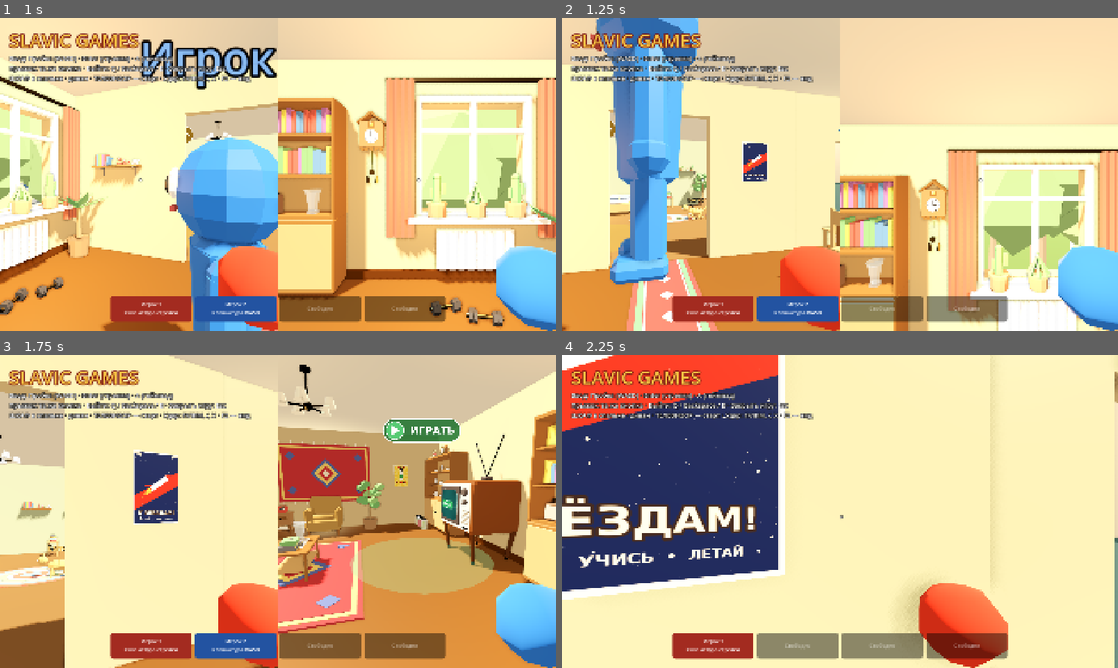
Above: before the commit, frames 1-4 (two rows, left to right).
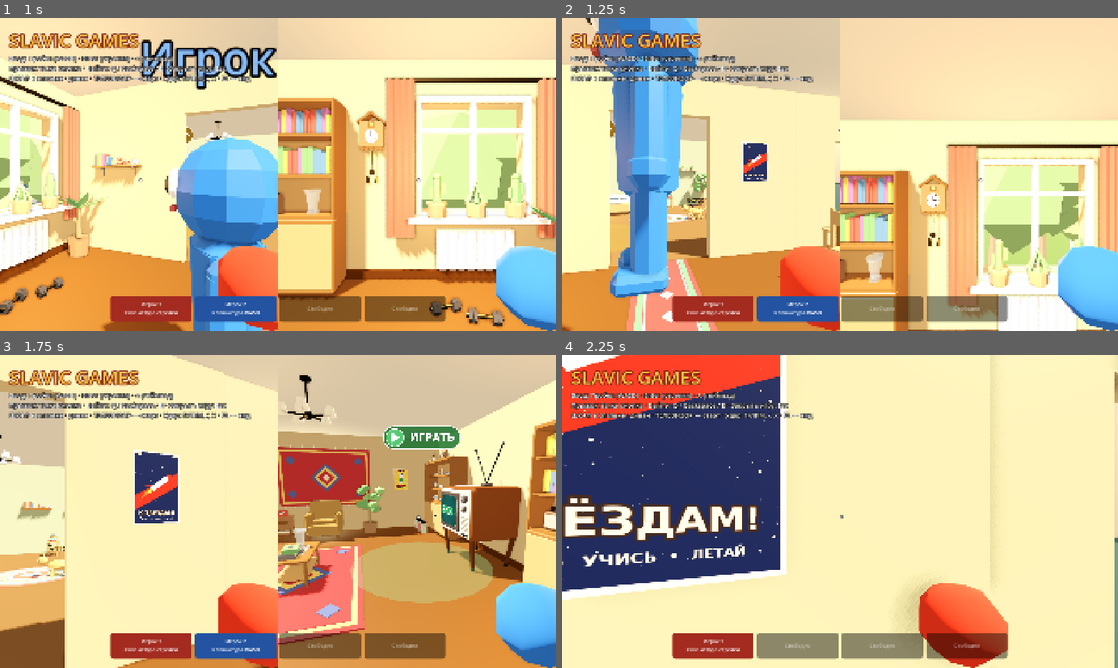
Above: after the commit, the same moments.

Repository: Gabrie1code/slavic-games
Game: Godot game, scene res://scenes/lobby/local_lobby.tscn
Two runs of this game, one before a commit and one after it. Both use one fixed random seed, a clock stepped at 60 frames per second and the inputs below. Sound files missing from this copy of the repository are replaced by a short silence.
Inputs (mouse positions are in pixels of both pictures, inside the frame that each line leads up to):
- Up to frame 1 (1 s): tap Enter (menu_arrow_confirm) at 0.5 s; move the mouse to (400, 158) at 0.52 s; hold Right (menu_arrow_right) from 0.53 s (still down); tap Keypad Enter at 0.6 s; click (400, 158) at 0.67 s; tap Space at 0.77 s
- Up to frame 2 (1.25 s): keep holding Right (menu_arrow_right); tap Space at 1.07 s
- Up to frame 3 (1.75 s): move the mouse to (250, 511) at 1.27 s; release Right (menu_arrow_right) at 1.28 s; hold Up (menu_arrow_up) from 1.28 s (still down); tap E at 1.35 s; tap Space at 1.52 s
- Up to frame 4 (2.25 s): keep holding Up (menu_arrow_up); tap Space at 1.82 s; move the mouse to (851, 505) at 2.02 s; tap Q at 2.1 s

Frame 1 is identical in both runs. In frame 2, 10% of the frame differs, in the area x 0-100%, y 0-100%; in frame 3, 12%; in frame 4, 3.3%.

Commit message:
Губка: голубые лужицы, подсказка «Подобрать губку»; смыв только жёлтой воды; Пробел не прыгает при действии; на бегу действия серые
Co-Authored-By: Claude Opus 5.5 <noreply@anthropic.com>
Claude-Session: https://claude.ai/code/session_01D8uwbRJurrt4bqrYm2joHC

Diff:
--- a/scenes/characters/test_character.gd
+++ b/scenes/characters/test_character.gd
@@ -49,6 +49,9 @@
 var speed := 6.0
 var input_enabled := true
 var can_jump := true
+## Прыжок нажат и ждёт следующего кадра физики. Лобби ставит false, если в этом кадре
+## Пробел ушёл на действие (подобрать, включить, сесть…) — тогда персонаж не подпрыгнет.
+var jump_pending := false
 var respawn_on_fall := true
 var fall_limit := -10.0
 ## Наклон правой руки вперёд (>0) / назад (<0), когда рука занята (держит предмет).
@@ -142,8 +145,12 @@
 		elif run_bonus > 0.0 and player.input.is_pressed("sprint"):
 			move *= 1.0 + run_bonus # бежит
 		# Прыжок отдельно от бега: на бегу (Shift) тоже можно прыгать. Присев — нельзя.
-		if not crouching and can_jump and player.input.is_just_pressed("confirm") and is_on_floor():
+		# Прыжок — на следующем кадре физики: если в этом кадре Пробел ушёл на действие (подобрать,
+		# включить, сесть…), лобби отменит прыжок (jump_pending = false), и персонаж не подпрыгнет.
+		if jump_pending and is_on_floor():
 			velocity.y = JUMP_VELOCITY
+		jump_pending = not crouching and can_jump and player.input.is_just_pressed("confirm") \
+			and is_on_floor()
 
 	# Камера смотрит спереди, поэтому «вверх» на экране — это -Z в мире.
 	var dir := Vector3(move.x, 0.0, move.y)
--- a/scenes/lobby/lobby_gadgets.gd
+++ b/scenes/lobby/lobby_gadgets.gd
@@ -16,6 +16,9 @@
 const ARCADE_RADIUS := 1.1
 const TOILET_RADIUS := 1.2
 const SINK_RADIUS := 1.0
+## Удар по вещам: дальность и конус (градусы от взгляда) — бьётся одна вещь, самая «в прицеле».
+const PUNCH_REACH_ITEMS := 1.3
+const PUNCH_CONE := 22.0
 const NIGHTSTAND_RADIUS := 1.1
 const CAN_RADIUS := 1.0
 ## Как далеко долетает краска из баллончика и дотягивается губка.
@@ -47,6 +50,21 @@
 	return {"key": key, "text": text, "off": off}
 
 
+## Бежит (Shift и движется) — тогда кнопки действий не работают и подсказки серые: можно
+## носиться и прыгать по квартире, ничего не задевая Пробелом случайно.
+static func is_running(p: PlayerData, character: PlayerCharacter) -> bool:
+	return p.input != null and p.input.is_pressed("sprint") \
+		and Vector2(character.velocity.x, character.velocity.z).length() > 1.0
+
+
+## Те же подсказки, но серые (на бегу).
+static func greyed(entries: Array[Dictionary]) -> Array[Dictionary]:
+	var result: Array[Dictionary] = []
+	for e in entries:
+		result.append(entry(e["key"], e["text"], true))
+	return result
+
+
 ## Смотрит ли персонаж на точку (по горизонтали, не дальше max_degrees от взгляда).
 ## Действие и подсказка появляются, только когда игрок рядом И смотрит на предмет.
 static func facing(character: Node3D, point: Vector3, max_degrees: float = LOOK_ANGLE) -> bool:
@@ -97,6 +115,40 @@
 			return "/"
 		_:
 			return "X"
+
+
+## Вещь под ударом: целая Breakable или Tippable в пределах PUNCH_REACH_ITEMS, ближе всего к лучу
+## взгляда (от первого лица — с наклоном камеры), в узком конусе PUNCH_CONE. null — мимо.
+func punch_target(character: PlayerCharacter, camera: Camera3D) -> Node3D:
+	var eye := character.global_position + Vector3.UP * 1.2
+	var aim := -character.global_basis.z
+	if camera:
+		eye = camera.global_position
+		aim = -camera.global_basis.z
+	var best: Node3D = null
+	var best_angle := deg_to_rad(PUNCH_CONE)
+	var candidates: Array[Node] = character.get_tree().get_nodes_in_group("breakable")
+	candidates.append_array(character.get_tree().get_nodes_in_group("tippable"))
+	for node in candidates:
+		var item := node as Node3D
+		if item is Breakable and (item as Breakable).is_broken():
+			continue
+		# Центр вещи чуть выше её основания (у Breakable/Tippable точка — внизу).
+		var to := item.global_position + Vector3.UP * 0.15 - eye
+		var flat := Vector2(to.x, to.z).length()
+		if flat > PUNCH_REACH_ITEMS or to.length() < 0.05:
+			continue
+		var angle := aim.angle_to(to)
+		if camera == null: # общий вид сверху: наклона камеры нет — только по полу
+			angle = Vector2(aim.x, aim.z).angle_to(Vector2(to.x, to.z))
+			angle = absf(angle) * 0.75
+		if flat < 0.45:
+			angle *= 0.5 # вплотную — попасть легче
+		if angle < best_angle:
+			best_angle = angle
+			best = item
+	return best
+
 
 
 # ---------------- Баллончики ----------------
@@ -259,13 +311,21 @@
 		return true
 	if hand_busy(p):
 		return false
+	var loose := _near_loose_sponge(p)
+	if loose:
+		_hold_sponge(p, loose)
+		return true
+	return false
+
+
+## Брошенная губка рядом, на которую игрок смотрит (null — нет).
+func _near_loose_sponge(p: PlayerData) -> Sponge:
 	for node in apartment.get_tree().get_nodes_in_group("sponge"):
-		var loose := node as Sponge
-		if loose and loose.state == Sponge.State.LOOSE \
-				and _near(p, loose.global_position, CAN_RADIUS):
-			_hold_sponge(p, loose)
-			return true
-	return false
+		var sponge := node as Sponge
+		if sponge and sponge.state == Sponge.State.LOOSE \
+				and _near(p, sponge.global_position, CAN_RADIUS):
+			return sponge
+	return null
 
 
 ## Убрать губку из руки без броска (её кладут на раковину).
@@ -328,6 +388,8 @@
 		return _no_hint()
 	if _near_loose_can(p):
 		return [entry(confirm_key(p), "Подобрать баллончик")]
+	if _near_loose_sponge(p):
+		return [entry(confirm_key(p), "Подобрать губку")]
 	var stand := apartment.nightstand
 	if not _near(p, stand.front_point(), NIGHTSTAND_RADIUS):
 		return _no_hint()
@@ -498,9 +560,12 @@
 		text = "Смывается…"
 		disabled = true
 	elif toilet.can_flush():
-		text = "Смыть (снова — через %d с)" % ceili(toilet.cooldown_left())
+		text = "Смыть"
 	elif toilet.can_use():
 		text = "Сходить в туалет"
+	elif toilet.lid_open: # крышка поднята, но перезарядка ещё идёт
+		text = "Сходить — через %d с" % ceili(toilet.cooldown_left())
+		disabled = true
 	return [entry(key, text, disabled)]
 
 
--- a/scenes/lobby/local_lobby.gd
+++ b/scenes/lobby/local_lobby.gd
@@ -38,8 +38,6 @@
 const CROUCH_EYE_DROP := 0.45
 ## Удар рукой: дальность, перезарядка, сила толчка.
 const PUNCH_REACH := 1.3
-## Конус удара по вещам (градусы от направления взгляда): бьётся одна вещь — самая «в прицеле».
-const PUNCH_CONE := 22.0
 const PUNCH_COOLDOWN := 0.35
 const PUNCH_PUSH := 3.0
 
@@ -236,28 +234,34 @@
 			_gadgets.process_holder(p) # с трубкой ходят, но не дерутся и не садятся
 			continue
 		# Рядом с чем-то, что делается «подтверждением» (кот, телефон, диван, шкаф…), прыжка нет:
-		# Пробел должен погладить кота, а не подбросить персонажа.
-		if character:
-			character.can_jump = _prompt_for(p, character).is_empty()
+		# Пробел должен погладить кота, а не подбросить персонажа. На бегу (Shift) действий нет.
+		if character == null:
+			continue
+		var running := LobbyGadgets.is_running(p, character)
+		var has_action := not running and not _prompt_for(p, character).is_empty()
+		character.can_jump = not has_action
+		var act := p.input.is_just_pressed("confirm") and not running
+		if act and has_action:
+			character.jump_pending = false # Пробел ушёл на действие — не подпрыгивать
 		if _gadgets.hand_busy(p):
 			var view: Dictionary = _views.get(p.id, {})
 			_gadgets.process_hand(p, view.get("camera"), view.get("can")) # баллончик / губка
-		elif p.input.is_just_pressed("attack") and not _gadgets.try_attack_use(p):
+		elif p.input.is_just_pressed("attack") and (running or not _gadgets.try_attack_use(p)):
 			_punch(p) # у раковины удар берёт губку (try_attack_use), иначе — кулак
-		if p.input.is_just_pressed("confirm") and _gadgets.can_use_toilet(p):
+		if act and _gadgets.can_use_toilet(p):
 			_open_room(p, ToiletScreen.new().setup_for(p, character, _apartment.toilet_room.toilet))
 			continue
-		if p.input.is_just_pressed("confirm") and _gadgets.try_interact(p):
+		if act and _gadgets.try_interact(p):
 			continue
 		var at_tv := _is_near(p, Apartment.TV_ZONE, TV_ZONE_RADIUS)
 		var seat := _free_seat_near(p)
-		if p.input.is_just_pressed("confirm") and _at_wardrobe(p):
+		if act and _at_wardrobe(p):
 			_open_wardrobe(p)
-		elif p.input.is_just_pressed("confirm") and _near_rubgame(p):
+		elif act and _near_rubgame(p):
 			_open_rubgame(p)
-		elif p.input.is_just_pressed("confirm") and at_tv and _looks_at(p, Apartment.TV_POS):
+		elif act and at_tv and _looks_at(p, Apartment.TV_POS):
 			_set_ready(p, not _ready_marks.has(p.id))
-		elif p.input.is_just_pressed("confirm") and seat >= 0:
+		elif act and seat >= 0:
 			_sit(p, seat)
 		elif p.input.is_just_pressed("cancel"):
 			PlayerManager.remove_player(p)
@@ -364,7 +368,7 @@
 	var forward := -character.global_basis.z
 	# Удар задевает одну вещь — ту, что ближе всего к направлению взгляда (раньше бились
 	# все вещи в широком конусе: целая полка хрусталя от одного удара).
-	var target := _punch_target(p, character)
+	var target := _gadgets.punch_target(character, _views.get(p.id, {}).get("camera"))
 	if target is Breakable:
 		(target as Breakable).shatter(origin)
 	elif target is Tippable:
@@ -376,40 +380,6 @@
 		if other != character and not other.sitting \
 				and _in_front(origin, forward, other.global_position, 1.0):
 			other.apply_knockback(forward * 7.0 + Vector3.UP * 3.0)
-
-
-## Вещь под ударом: целая Breakable или Tippable в пределах PUNCH_REACH, ближе всего к лучу
-## взгляда (от первого лица — с наклоном камеры), в узком конусе PUNCH_CONE. null — мимо.
-func _punch_target(p: PlayerData, character: PlayerCharacter) -> Node3D:
-	var eye := character.global_position + Vector3.UP * 1.2
-	var aim := -character.global_basis.z
-	if _views.has(p.id):
-		var camera: Camera3D = _views[p.id]["camera"]
-		eye = camera.global_position
-		aim = -camera.global_basis.z
-	var best: Node3D = null
-	var best_angle := deg_to_rad(PUNCH_CONE)
-	var candidates: Array[Node] = get_tree().get_nodes_in_group("breakable")
-	candidates.append_array(get_tree().get_nodes_in_group("tippable"))
-	for node in candidates:
-		var item := node as Node3D
-		if item is Breakable and (item as Breakable).is_broken():
-			continue
-		# Центр вещи чуть выше её основания (у Breakable/Tippable точка — внизу).
-		var to := item.global_position + Vector3.UP * 0.15 - eye
-		var flat := Vector2(to.x, to.z).length()
-		if flat > PUNCH_REACH or to.length() < 0.05:
-			continue
-		var angle := aim.angle_to(to)
-		if not _views.has(p.id): # общий вид сверху: наклона камеры нет — только по полу
-			angle = Vector2(aim.x, aim.z).angle_to(Vector2(to.x, to.z))
-			angle = absf(angle) * 0.75
-		if flat < 0.45:
-			angle *= 0.5 # вплотную — попасть легче
-		if angle < best_angle:
-			best_angle = angle
-			best = item
-	return best
 
 
 ## Цель перед персонажем: ближе PUNCH_REACH по полу, в конусе ~60° и не выше max_height.
@@ -723,6 +693,8 @@
 			Basis.from_euler(Vector3(character.fp_pitch, character.rotation.y, 0.0)), eye)
 		var entries := _prompt_for(p, character)
 		entries.append_array(_gadgets.hand_hint(p))
+		if LobbyGadgets.is_running(p, character):
+			entries = LobbyGadgets.greyed(entries) # на бегу кнопки действий серые
 		var prompt: KeyPrompt = _views[id]["prompt"]
 		prompt.set_entries(entries)
 		# Во время отсчёта кнопка «Отменить «Готов»» — по центру под надписью «Начинаем через…».
--- a/scenes/lobby/props/sponge.gd
+++ b/scenes/lobby/props/sponge.gd
@@ -19,6 +19,7 @@
 var _model: Node3D
 var _loose_time := 0.0
 var _foam: CPUParticles3D
+var _wet_time := 0.0
 
 
 func _ready() -> void:
@@ -114,6 +115,26 @@
 		toilet.scrub(point, SCRUB_RADIUS + 0.1)
 	_foam.global_position = point
 	_foam.emitting = true
+	_wet_spot(point)
+
+
+## Мокрые следы — маленькие голубые лужицы (цвет воды как в унитазе), высыхают за ~1.5 сек.
+func _wet_spot(point: Vector3) -> void:
+	_wet_time -= get_process_delta_time()
+	if _wet_time > 0.0:
+		return
+	_wet_time = 0.12
+	var spot := Decal.new()
+	var size := randf_range(0.1, 0.18)
+	spot.size = Vector3(size, 0.2, size)
+	spot.texture_albedo = SprayCan.SPLAT
+	spot.modulate = Color(Toilet.BLUE, 0.75)
+	spot.cull_mask = 0xFFFFF & ~(0b1111 << 10)
+	get_tree().current_scene.add_child(spot)
+	spot.global_position = point + Vector3(randf_range(-0.05, 0.05), 0, randf_range(-0.05, 0.05))
+	var tween := spot.create_tween()
+	tween.tween_property(spot, "modulate:a", 0.0, 1.5).set_delay(0.3)
+	tween.tween_callback(spot.queue_free)
 
 
 func stop_scrub() -> void:
@@ -140,7 +161,7 @@
 	mesh.radial_segments = 6
 	mesh.rings = 3
 	var mat := StandardMaterial3D.new()
-	mat.albedo_color = Color(1, 1, 1, 0.85)
+	mat.albedo_color = Color(Toilet.BLUE.lightened(0.6), 0.85) # мыльная вода, голубоватая
 	mat.transparency = BaseMaterial3D.TRANSPARENCY_ALPHA
 	mat.roughness = 0.2
 	mesh.material = mat
--- a/scenes/lobby/props/toilet.gd
+++ b/scenes/lobby/props/toilet.gd
@@ -103,9 +103,9 @@
 	return maxf(0.0, _cooldown_until - _time)
 
 
-## Смыв работает, пока идёт перезарядка (и сейчас не смывается).
+## Смыв — только когда вода «испорчена» (жёлтая) и сейчас не смывается.
 func can_flush() -> bool:
-	return on_cooldown() and not in_use and _flush_left <= 0.0
+	return _yellow > 0.03 and not in_use and _flush_left <= 0.0
 
 
 func is_flushing() -> bool:
Not shown, changed: docs/PROJECT_LOG.md
